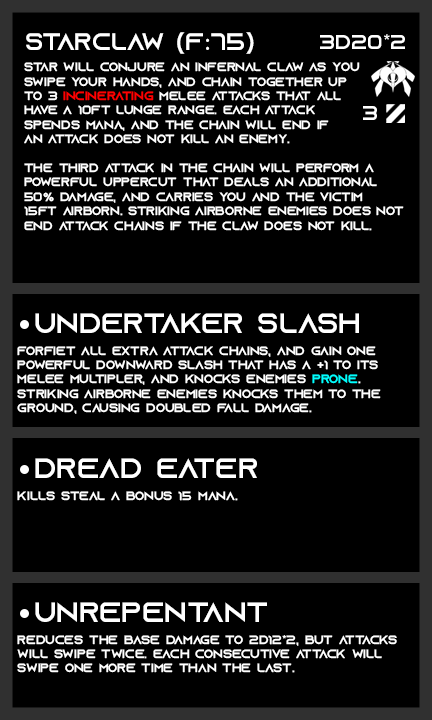
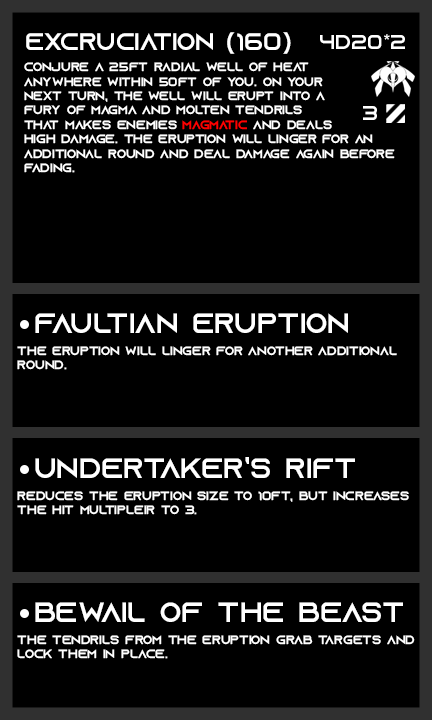
Layers edited between the first and the second 432 x 720 image:
renamed "3d20*2" to "4d20*2", painted on it over [320, 35, 334, 49]
painted on "archetype" over [24, 62, 404, 231]
renamed "starclaw (F:75)" to "excruciation (160)", painted on it over [26, 32, 291, 54]
renamed "forfiet all extra attack chains, and gain one powerful downward" to "the eruption will linger for another additional round.", painted on it over [17, 346, 397, 414]
renamed "undertaker slash" to "faultian eruption", painted on it over [35, 313, 359, 333]
renamed "kills steal a bonus 15 mana." to "reduces the eruption size to 10ft, but increases the hit multip", painted on it over [17, 491, 409, 515]
renamed "dread eater" to "undertaker’s rift", painted on it over [35, 457, 355, 478]
renamed "reduces the base damage to 2d12*2, but attacks will swipe twic" to "the tendrils from the eruption grab targets and lock them in pl", painted on it over [17, 635, 415, 673]
renamed "unrepentant" to "bewail of the beast", painted on it over [35, 602, 403, 622]
